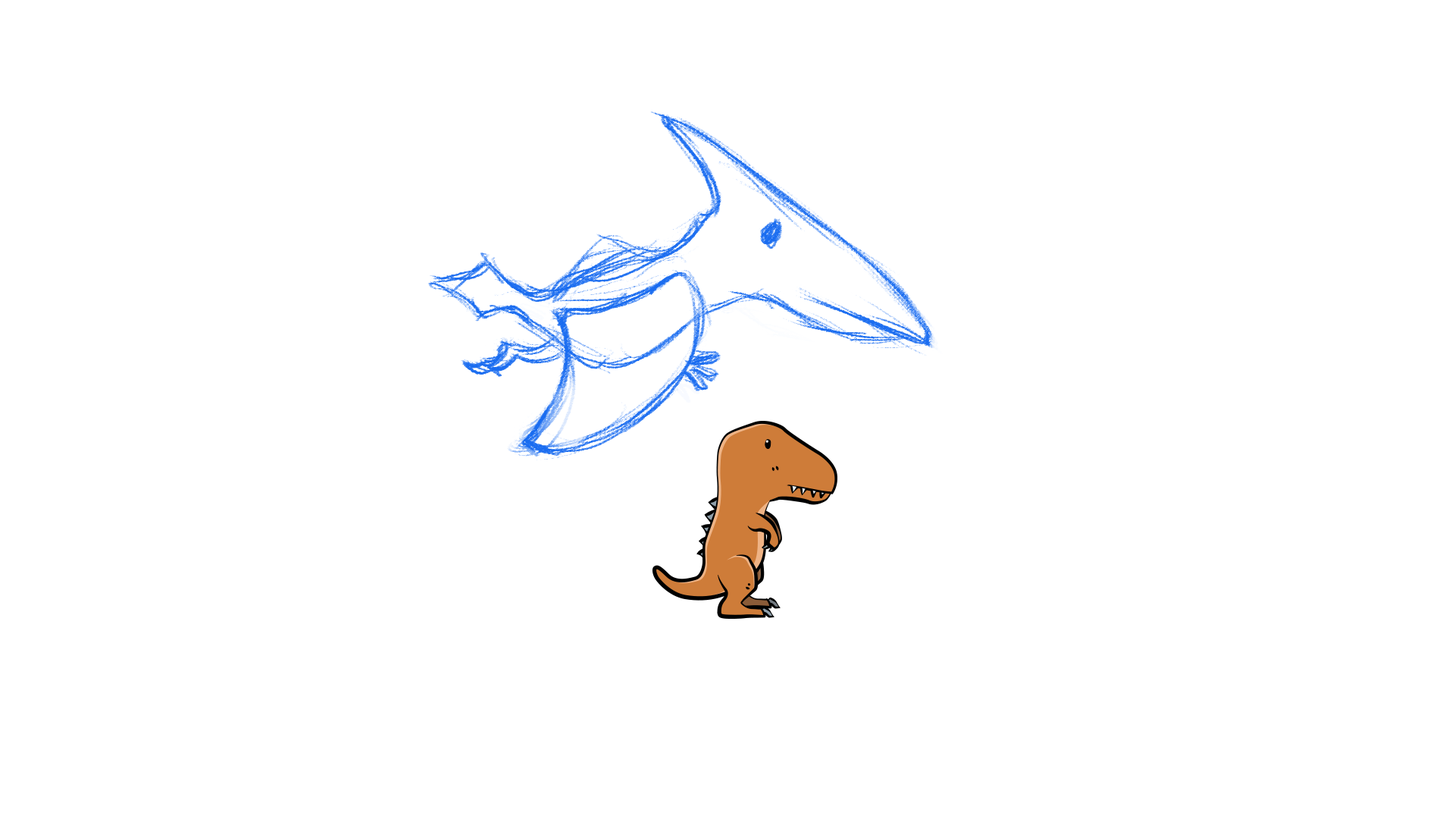
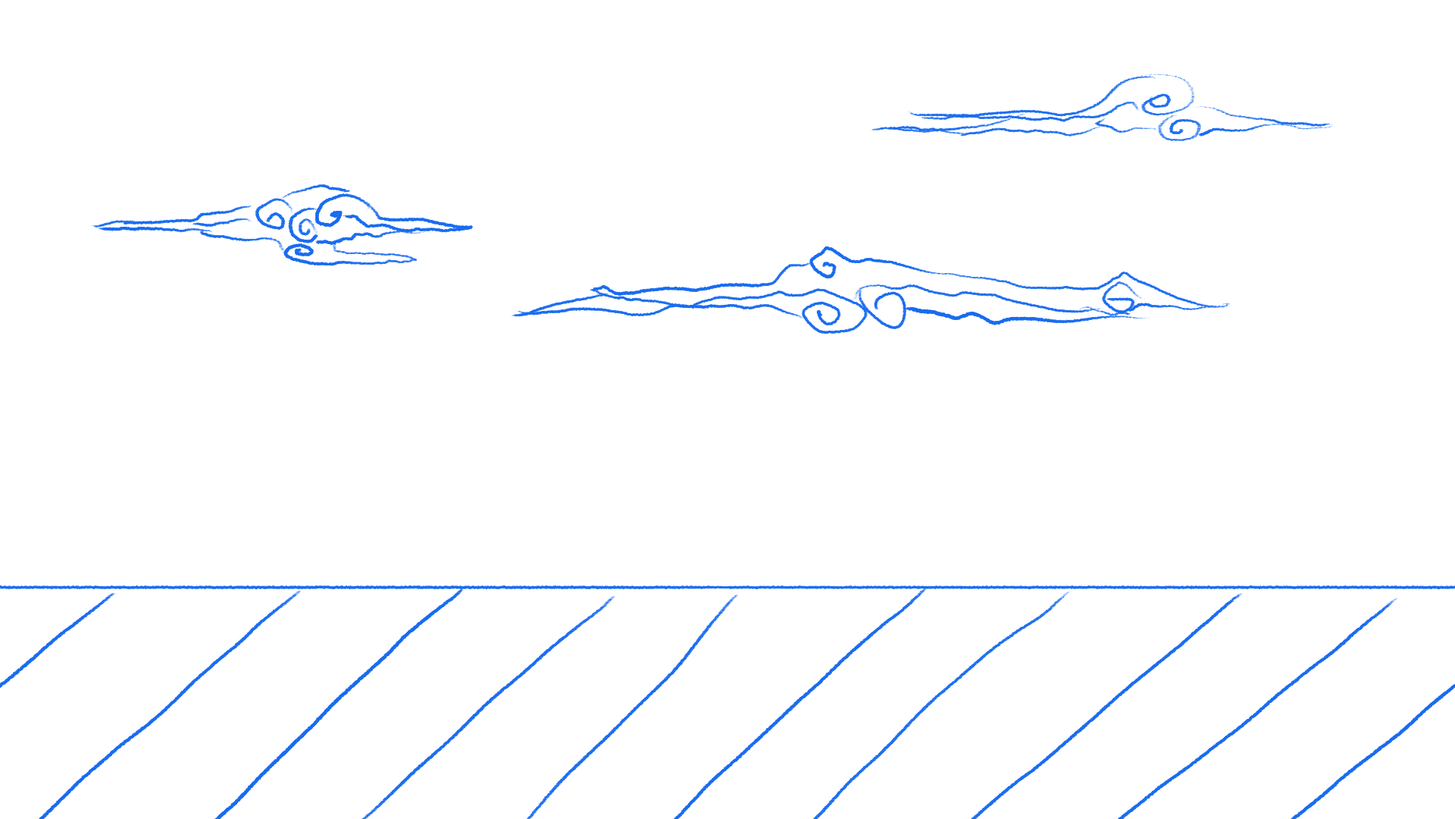
Layer changes from the first w=1455, h=819 image to the second:
added layer "groundSketch" above "Layer 2" over [0, 73, 1455, 819]
hid "Layer 2" over [428, 111, 944, 461]
hid "T-Rex_Refer" over [652, 420, 838, 619]
